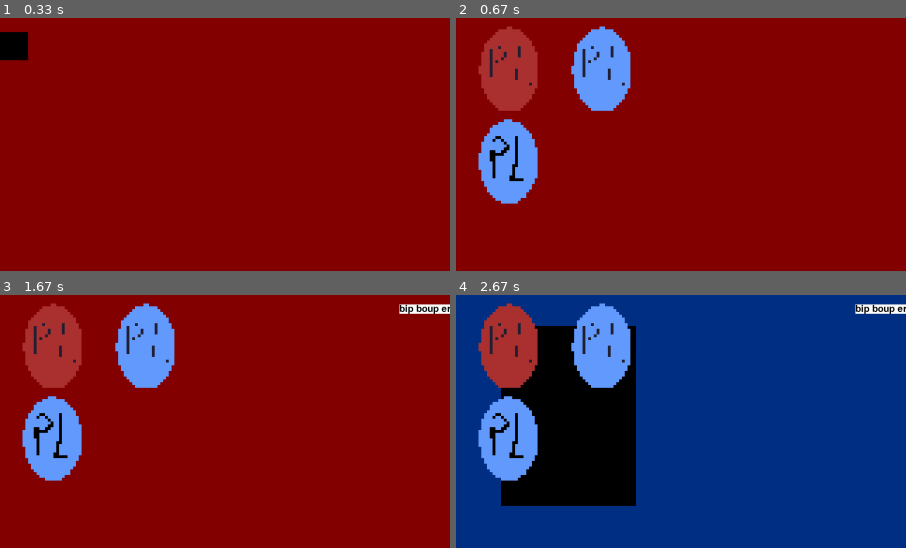
Above: before the commit, frames 1-4 (two rows, left to right).
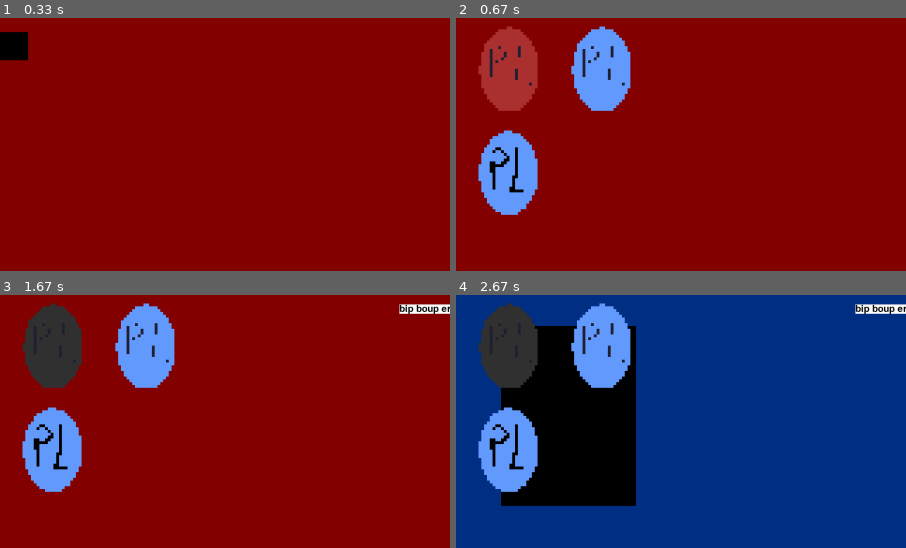
Above: after the commit, the same moments.

Repository: PouchyCorp/TrophNSI
Game: pygame game, started from sources/main.py
The game is run twice, just before and just after one commit, with the same random seed, the same clock (stepped at 60 frames per second) and the same inputs.
Inputs (mouse positions are % of the whole screen's width and height, from its top left):
- Up to frame 1 (0.33 s): no input
- Up to frame 2 (0.67 s): tap Space at 0.33 s
- Up to frame 3 (1.67 s): click (6, 13) at 0.72 s; click (63, 56) at 1.05 s; hold Up from 1.33 s (still down); tap Space at 1.4 s
- Up to frame 4 (2.67 s): tap Space at 1.7, 1.9, 2.23, 2.63 s; release Up at 1.8 s; hold Down 1.83-2.13 s; move the mouse to (26, 51) at 1.87 s; hold Up 2.17-2.53 s; hold Down from 2.57 s (still down)
The pictures show only the part of the screen within x 0-50%, y 3-53%; the shares and areas given below are measured in that part.

Frame 1 is identical in both runs. In frame 2, 1.9% of the frame differs, in the area x 4-19%, y 39-78%; in frame 3, 5.3%, in the area x 4-19%, y 3-78%; in frame 4, 5.3%.

Commit message:
tentative de label

Diff:
--- a/sources/main.py
+++ b/sources/main.py
@@ -105,7 +105,7 @@
                             case _:
                                 popups.append(Popup('bip boup erreur erreur'))
 
-        cntr = time.time()
+        #cntr = time.time()
 
         #fps counter
         WIN.blit(Popup(str(round(CLOCK.get_fps()))).text_surf,(0,0))
@@ -123,4 +123,4 @@
         render_popups()
         pg.display.flip()
 
-        print(time.time()-cntr)
+        #print(time.time()-cntr)
--- a/sources/objects/build_mode.py
+++ b/sources/objects/build_mode.py
@@ -7,6 +7,7 @@
     def __init__(self, selected_placeable) -> None:
         self.selected_placeable : Placeable = selected_placeable
         self.in_build_mode : bool = False
+
 
     def show_hologram(self, win : Surface, mouse_pos : Coord):
         pixel_perfect_mouse_pos = mouse_pos.get_pixel_perfect()
--- a/sources/objects/coord.py
+++ b/sources/objects/coord.py
@@ -4,7 +4,7 @@
         self.room = room
         self.xy = xy
         self.x, self.y = xy
-        self.pixelSize = 6
+        self.__pixelSize = 6
 
     def get_pixel_perfect(self, flag : int = 0) -> tuple[int]:
         '''Rounds down the coords to match with the pixel art 6*6 pixel size
@@ -12,11 +12,11 @@
         >>> Coord(x = 1900, y = 631).get_pixel_perfect
         (1896,630)'''
         if flag:
-            x = self.x - (self.x % self.pixelSize) + self.pixelSize
-            y = self.y - (self.y % self.pixelSize) + self.pixelSize
+            x = self.x - (self.x % self.__pixelSize) + self.__pixelSize
+            y = self.y - (self.y % self.__pixelSize) + self.__pixelSize
         else:
-            x = self.x - (self.x % self.pixelSize)
-            y = self.y - (self.y % self.pixelSize)
+            x = self.x - (self.x % self.__pixelSize)
+            y = self.y - (self.y % self.__pixelSize)
         return (x, y)
 
     def __repr__(self):
--- a/sources/objects/inventory.py
+++ b/sources/objects/inventory.py
@@ -1,6 +1,6 @@
 from placeable import Placeable
 from coord import Coord
-from pygame import Surface, transform
+from pygame import Surface, transform, BLEND_RGB_MIN, font
 
 class Inventory:
     def __init__(self) -> None:
@@ -12,8 +12,10 @@
         #false if closed, true if opened
         self.is_open = False
         self._page = 0
+        self.font = font.SysFont(None,30,False,False)
 
     def open(self):
+        """initialise all objects for rendering"""
         self.showed_objects = self.inv[self._page*8:]
 
         for ind , obj in enumerate(self.showed_objects):
@@ -22,21 +24,38 @@
             biggest_side = max([obj.rect.width, obj.rect.height])
             scale_ratio = 180/biggest_side
 
-            minimized_surf = transform.scale_by(obj.surf, scale_ratio)
-            minimized_rect = minimized_surf.get_rect()
+            thumbnail_surf = transform.scale_by(obj.surf, scale_ratio)
+            thumbnail_rect = thumbnail_surf.get_rect()
+
+            #greyscale placed objects
+            if obj.placed == True:
+                thumbnail_surf.fill((50,50,50), special_flags=BLEND_RGB_MIN)
+
+            """ marche pas
+            #label
+            label_text = obj.name
+            label_surf = self.font.render(label_text,True,"black")
+
+            #blit label on thumbnail
+            thumbnail_surf.blit(label_surf, (0,180))
+            thumbnail_rect = thumbnail_surf.get_rect()
+            """
 
             #placement
             if ind % 2 == 0:
-                minimized_rect.x = 50
+                thumbnail_rect.x = 50
             else:
-                minimized_rect.x = 50+180+20
+                thumbnail_rect.x = 50+180+20
+            thumbnail_rect.y = 50+(220*(ind//2))
 
-            minimized_rect.y = 50+(200*(ind//2))
+            #create placeable
+            thumbnail_placeable = Placeable(obj.name, Coord(obj.coord.room, thumbnail_rect.topleft), thumbnail_surf)
+            thumbnail_placeable.pixelise()
 
-            minimized_placeable = Placeable(obj.name, Coord(obj.coord.room, minimized_rect.topleft), minimized_surf)
-            minimized_placeable.pixelise()
+            print(thumbnail_placeable)
 
-            self.showed_objects[ind] = minimized_placeable
+            #update list
+            self.showed_objects[ind] = thumbnail_placeable
 
 
 
@@ -55,7 +74,7 @@
     def draw(self, win : Surface, mouse_pos : Coord):
         if self.is_open:
             self.mouse_highlight(win, mouse_pos)
-            win.blits([(plcb.surf, plcb.rect) for plcb in self.showed_objects])
+            win.blits([(plcb.surf, plcb.rect.topleft) for plcb in self.showed_objects])
         else:
             win.blit(Surface((60,60)), (0,60))
 
--- a/sources/objects/placeable.py
+++ b/sources/objects/placeable.py
@@ -10,6 +10,7 @@
         self.name = name
         self.coord = coord
         self.coord.xy = self.coord.get_pixel_perfect()
+        self.coord.x, self.coord.y = self.coord.xy
 
         self.surf = surf
         #self.pixelise()
